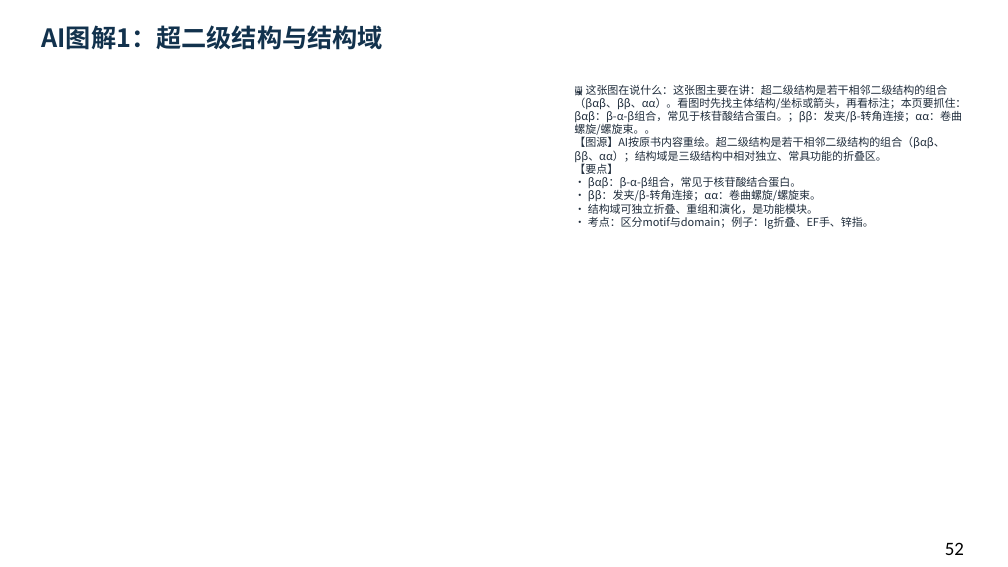
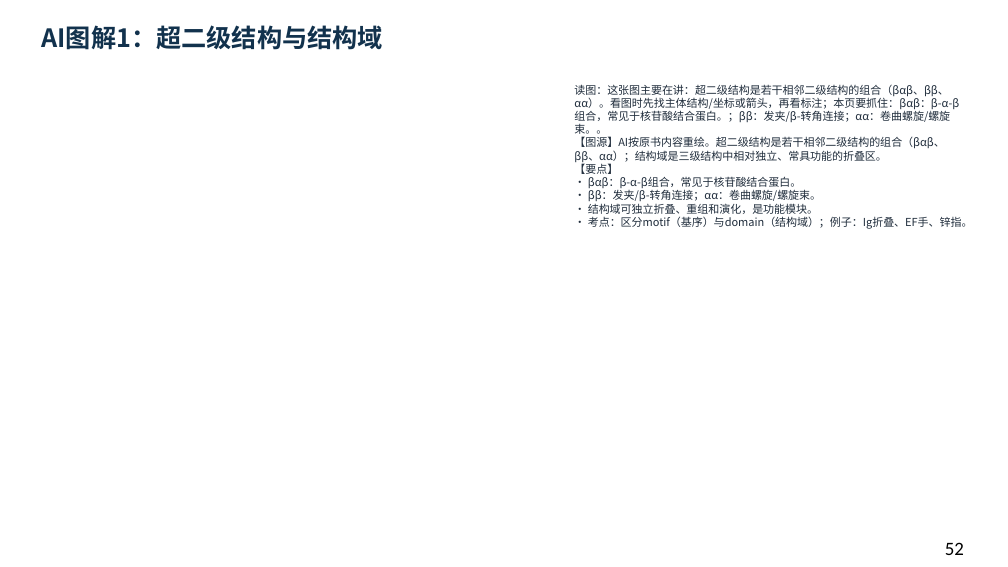
Before and after one commit to newkan-li/Biochemistry, a slide deck: slide 52 of downloads/bc03-ai-style.pptx. Drawn at 1008x567 pixels with LibreOffice and Linux fonts; fonts in the diff are those of the drawing. Boxes give left, top, right and bottom in pixels: in the first picture for what was removed or moved away, otherwise in the second. Text is boxed around its words. In the diff, an @@ line names an element or a change of style, - is before the commit and + after.

```diff
--- a/downloads/bc03-ai-style.pptx
+++ b/downloads/bc03-ai-style.pptx
@@ text at [574, 84, 973, 229]: text changed @@
-🖼 这张图在说什么：这张图主要在讲：超二级结构是若干相邻二级结构的组合（βαβ、ββ、αα）。看图时先找主体结构/坐标或箭头，再看标注；本页要抓住：βαβ：β-α-β组合，常见于核苷酸结合蛋白。；ββ：发夹/β-转角连接；αα：卷曲螺旋/螺旋束。。
-【图源】AI按原书内容重绘。超二级结构是若干相邻二级结构的组合（βαβ、ββ、αα）；结构域是三级结构中相对独立、常具功能的折叠区。
-【要点】
-• βαβ：β-α-β组合，常见于核苷酸结合蛋白。
-• ββ：发夹/β-转角连接；αα：卷曲螺旋/螺旋束。
-• 结构域可独立折叠、重组和演化，是功能模块。
-• 考点：区分motif与domain；例子：Ig折叠、EF手、锌指。
+读图：这张图主要在讲：超二级结构是若干相邻二级结构的组合（βαβ、ββ、αα）。看图时先找主体结构/坐标或箭头，再看标注；本页要抓住：βαβ：β-α-β组合，常见于核苷酸结合蛋白。；ββ：发夹/β-转角连接；αα：卷曲螺旋/螺旋束。。
+【图源】AI按原书内容重绘。超二级结构是若干相邻二级结构的组合（βαβ、ββ、αα）；结构域是三级结构中相对独立、常具功能的折叠区。
+【要点】
+• βαβ：β-α-β组合，常见于核苷酸结合蛋白。
+• ββ：发夹/β-转角连接；αα：卷曲螺旋/螺旋束。
+• 结构域可独立折叠、重组和演化，是功能模块。
+• 考点：区分motif（基序）与domain（结构域）；例子：Ig折叠、EF手、锌指。
```
Also in this commit, not shown: 87 other slides changed, 3 other files.
